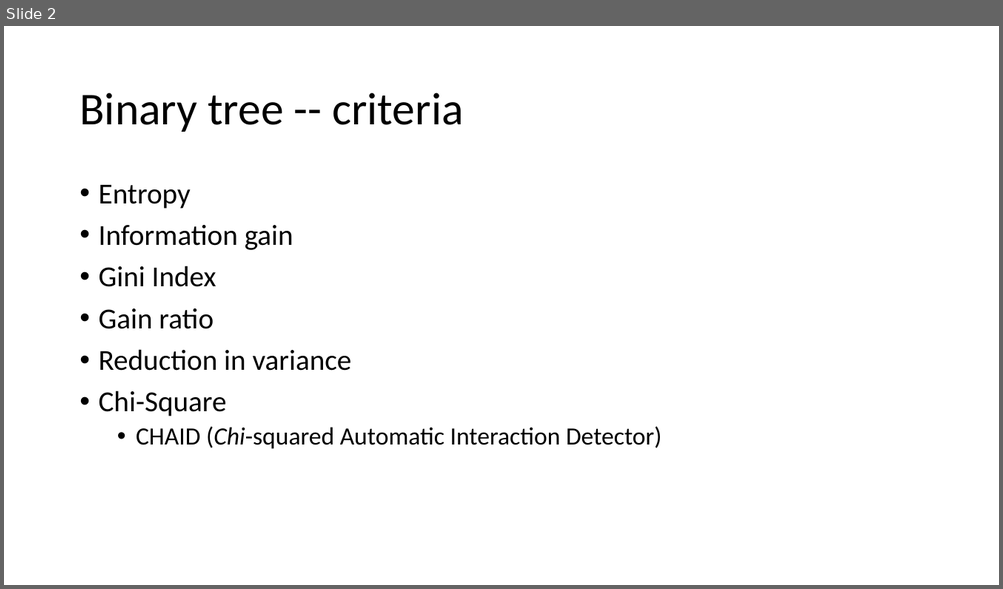
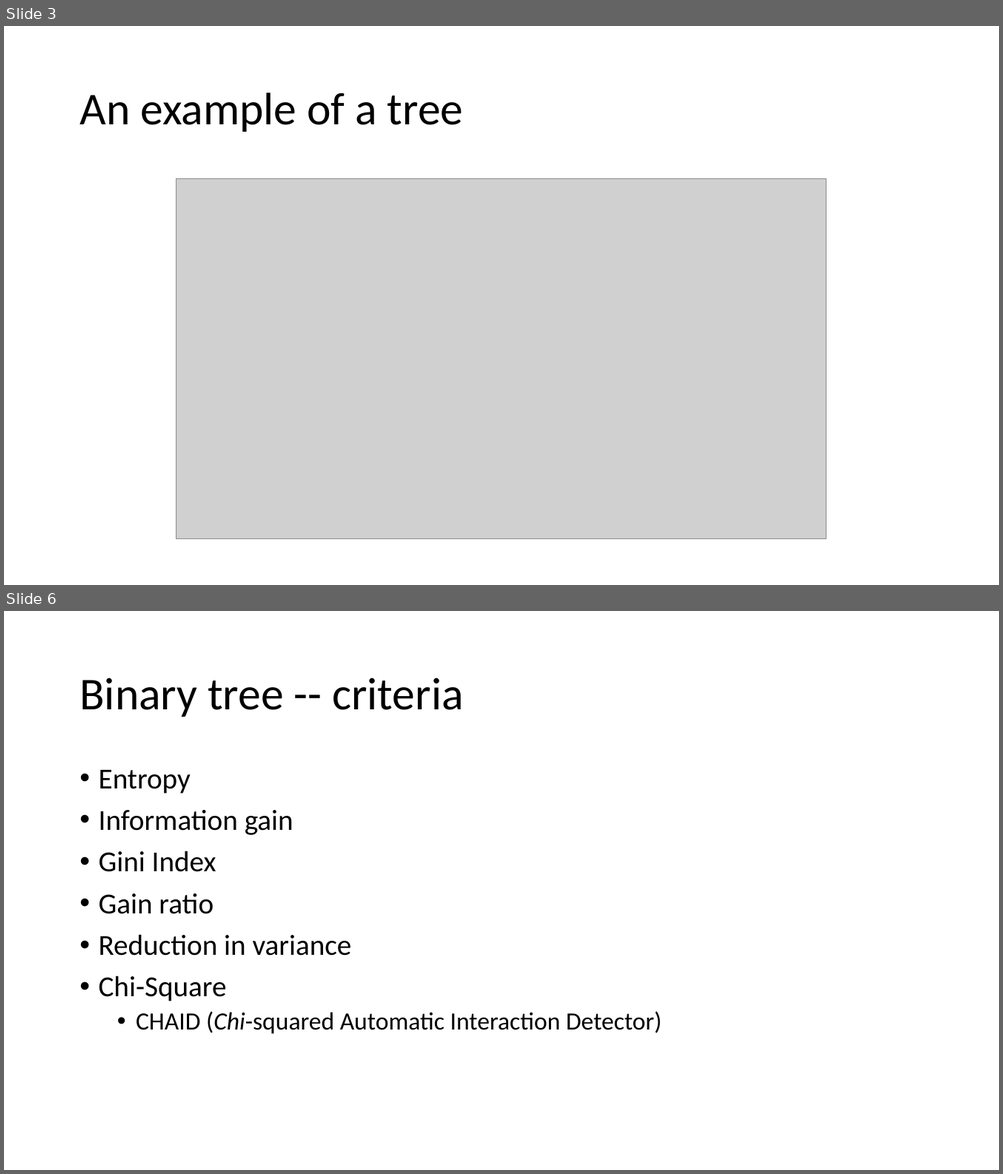
Before and after one commit to 2waybene/java4lucy, a slide deck: doc/meeting_11052020.pptx. Shown one above the other, each under a label of ours: slide 2 before the commit, slides 3 and 6 after it; the slides between them are not shown. The pictures are 1003x589 and 1003x1174 pixels, drawn with LibreOffice and Linux fonts; fonts in the diff are those of the drawing; grey boxes stand for pictures. Boxes give left, top, right and bottom in pixels: in the first picture for what was removed or moved away, otherwise in the second. Text is boxed around its words. In the diff, an @@ line names an element or a change of style, - is before the commit and + after.

```diff
--- a/doc/meeting_11052020.pptx
+++ b/doc/meeting_11052020.pptx
@@ slide 3 added at (4, 26, 999, 585), background #FFFFFF @@
@@ title added at (79, 93, 463, 132), 44 pt, text #000000 @@
+An example of a tree
@@ picture added at (176, 179, 826, 540) @@
@@ what was slide 2 is now slide 6 @@
```
Also in this commit, not shown: 4 slides changed, 11 other slides added, 1 slide removed, 3 other files.
